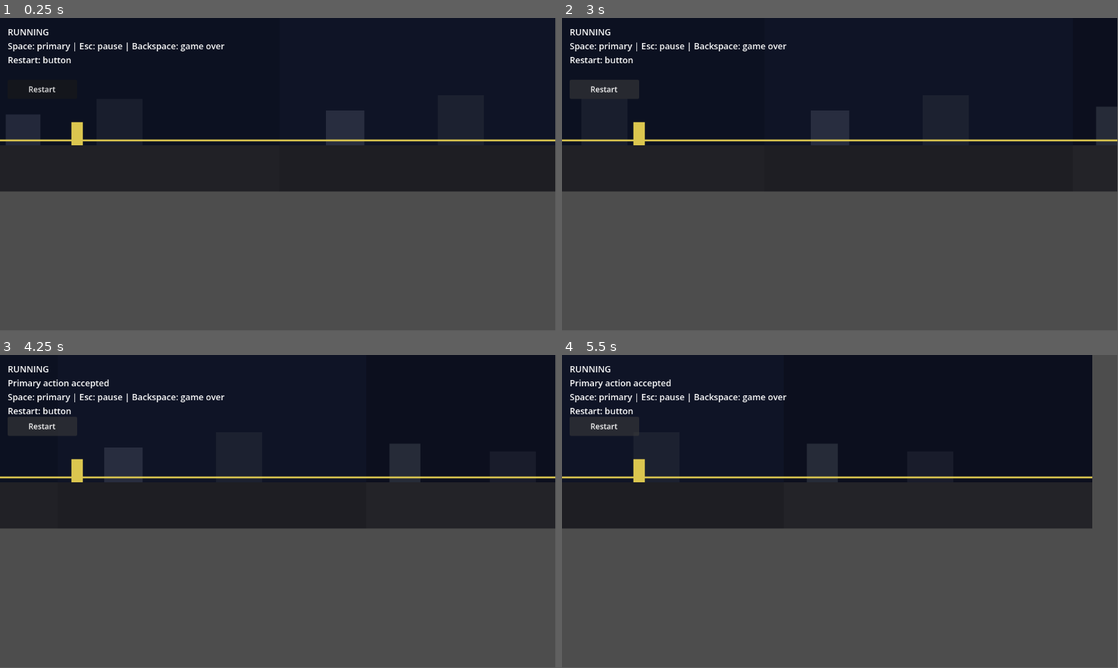
Above: before the commit, frames 1-4 (two rows, left to right).
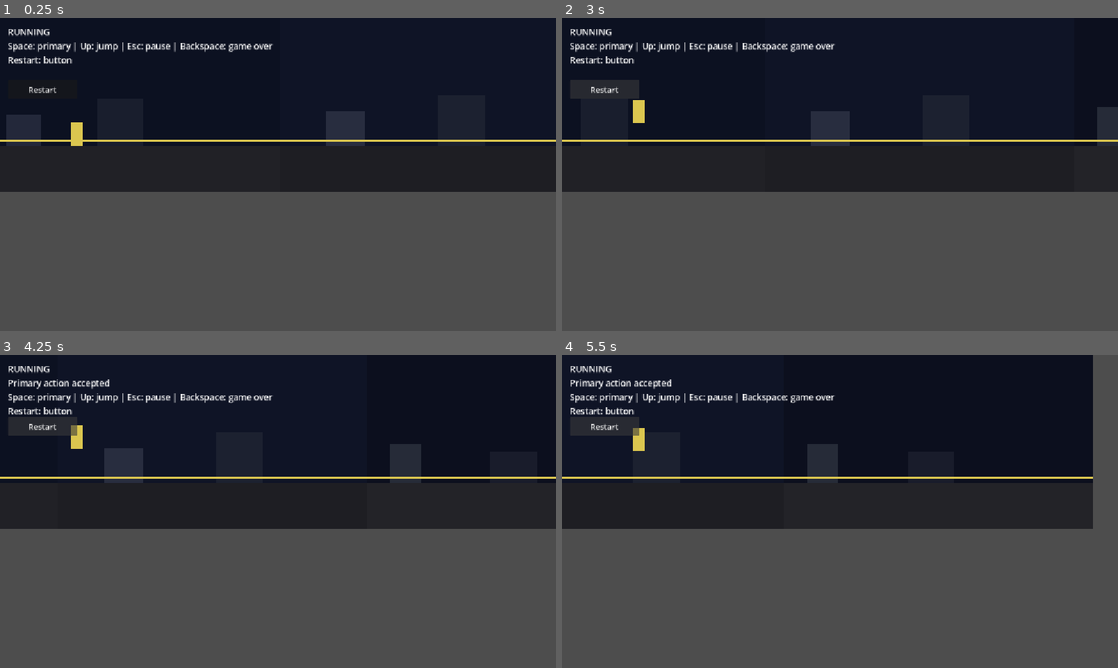
Above: after the commit, the same moments.

Repository: v-Kaefer/Take-Your-Pills
Game: Godot game, scene res://scenes/game/game.tscn
Same seed, same stepped clock (60 frames per second), same inputs: the game is played once before the commit and once after it.
Inputs:
- Up to frame 1 (0.25 s): no input
- Up to frame 2 (3 s): click "Restart" at 0.5 s; click "Restart" at 1.25 s; click "Restart" at 2 s; tap Up (player_jump, bound only after the commit) at 2.85 s
- Up to frame 3 (4.25 s): tap Up (player_jump, bound only after the commit) at 3.02, 3.32, 3.77, 3.8, 4.07 s; tap Space (player_primary) at 3.6 s
- Up to frame 4 (5.5 s): tap Up (player_jump, bound only after the commit) at 4.35, 5.27, 5.3 s; tap Space (player_primary) at 5.1 s
In our replay, the window is 799x449 before the commit and 800x450 after it. These sizes can differ from the game's own. Grey fills any space a smaller window leaves; there, only what the larger window draws over its background counts as a difference.

The runs differ from the first frame. In frame 1, 1.8% of the frame differs, in the area x 0-100%, y 0-56%; in frame 2, 2.1%; in frame 3, 2.3%; in frame 4, 2.1%.

Commit message:
Fix scripts & closes US02

Diff:
--- a/project.godot
+++ b/project.godot
@@ -22,6 +22,10 @@
 
 RunSignals="*res://scripts/run_signals.gd"
 
+[display]
+
+window/stretch/mode="canvas_items"
+
 [rendering]
 
 renderer/rendering_method.mobile="forward_plus"
--- a/scenes/game/game.gd
+++ b/scenes/game/game.gd
@@ -6,7 +6,7 @@
 enum GameState { RUNNING, PAUSED, GAME_OVER }
 
 @onready var player: Player = $World/Player
-@onready var chunks = $World/Chunks
+@onready var chunks: ChunkManager = $World/Chunks
 @onready var state_label: Label = $HUD/StateLabel
 @onready var restart_button: Button = $HUD/RestartButton
 
@@ -38,6 +38,12 @@
 	if event.is_action_pressed(player.primary_action_name):
 		player.request_primary_action()
 		get_viewport().set_input_as_handled()
+		return
+
+	if event.is_action_pressed(player.jump_action_name):
+		player.request_jump()
+		get_viewport().set_input_as_handled()
+		return
 
 
 func _toggle_pause() -> void:
@@ -82,7 +88,7 @@
 	elif current_state == GameState.GAME_OVER:
 		state_text = "GAME OVER"
 
-	var control_note := "Space: primary | Esc: pause | Backspace: game over"
+	var control_note := "Space: primary | Up: jump | Esc: pause | Backspace: game over"
 
 	if transient_note.is_empty():
 		state_label.text = "%s\n%s\nRestart: button" % [state_text, control_note]
@@ -93,6 +99,7 @@
 
 func _ensure_input_actions() -> void:
 	_register_key_action(player.primary_action_name, KEY_SPACE)
+	_register_key_action(player.jump_action_name, KEY_UP)
 	_register_key_action("game_pause", KEY_ESCAPE)
 	_register_key_action("game_over_debug", KEY_BACKSPACE)
 
--- a/scenes/player/player.gd
+++ b/scenes/player/player.gd
@@ -2,12 +2,23 @@
 class_name Player
 
 @export var primary_action_name: StringName = &"player_primary"
+@export var jump_action_name: StringName = &"player_jump"
+@export var jump_velocity: float = -420.0
+@export var gravity: float = 1200.0
+@export var max_fall_speed: float = 1200.0
+@export var ground_snap_length: float = 8.0
 
 enum RunState { RUNNING, PAUSED, DEAD }
 
 signal primary_action_requested
 
 var current_state: RunState = RunState.PAUSED
+var _jump_requested: bool = false
+var _grounded: bool = true
+
+
+func _ready() -> void:
+	floor_snap_length = ground_snap_length
 
 
 func start_run() -> void:
@@ -17,11 +28,13 @@
 func pause_run() -> void:
 	current_state = RunState.PAUSED
 	velocity.x = 0.0
+	_jump_requested = false
 
 
 func end_run() -> void:
 	current_state = RunState.DEAD
 	velocity.x = 0.0
+	_jump_requested = false
 
 
 func request_primary_action() -> bool:
@@ -32,6 +45,32 @@
 	return true
 
 
+func request_jump() -> bool:
+	if current_state != RunState.RUNNING:
+		return false
+
+	_jump_requested = true
+	return true
+
+
 func _physics_process(_delta: float) -> void:
+	if current_state != RunState.RUNNING:
+		return
+
 	velocity.x = 0.0
+
+	if _jump_requested and _grounded:
+		velocity.y = jump_velocity
+		_grounded = false
+	elif not _grounded:
+		velocity.y = minf(velocity.y + (gravity * _delta), max_fall_speed)
+	elif velocity.y > 0.0:
+		velocity.y = 0.0
+
 	move_and_slide()
+
+	_grounded = is_on_floor()
+	if _grounded and velocity.y > 0.0:
+		velocity.y = 0.0
+
+	_jump_requested = false
Not shown, added: Makefile
Not shown, changed: README.md
Not shown, added: scripts/github/auto_label/apply.py
Not shown, added: scripts/github/bootstrap/local.sh
Not shown, added: scripts/github/issue_milestones/sync.py
Not shown, added: scripts/github/issues/create.sh
Not shown, added: scripts/github/issues/delete.sh
Not shown, added: scripts/github/issues/generate.py
Not shown, added: scripts/github/issues/update.sh
Not shown, added: scripts/github/labels/sync.py
Not shown, added: scripts/github/milestones/sync.py
Not shown, added: scripts/github/project/create.py
(and 1 more such lines)
